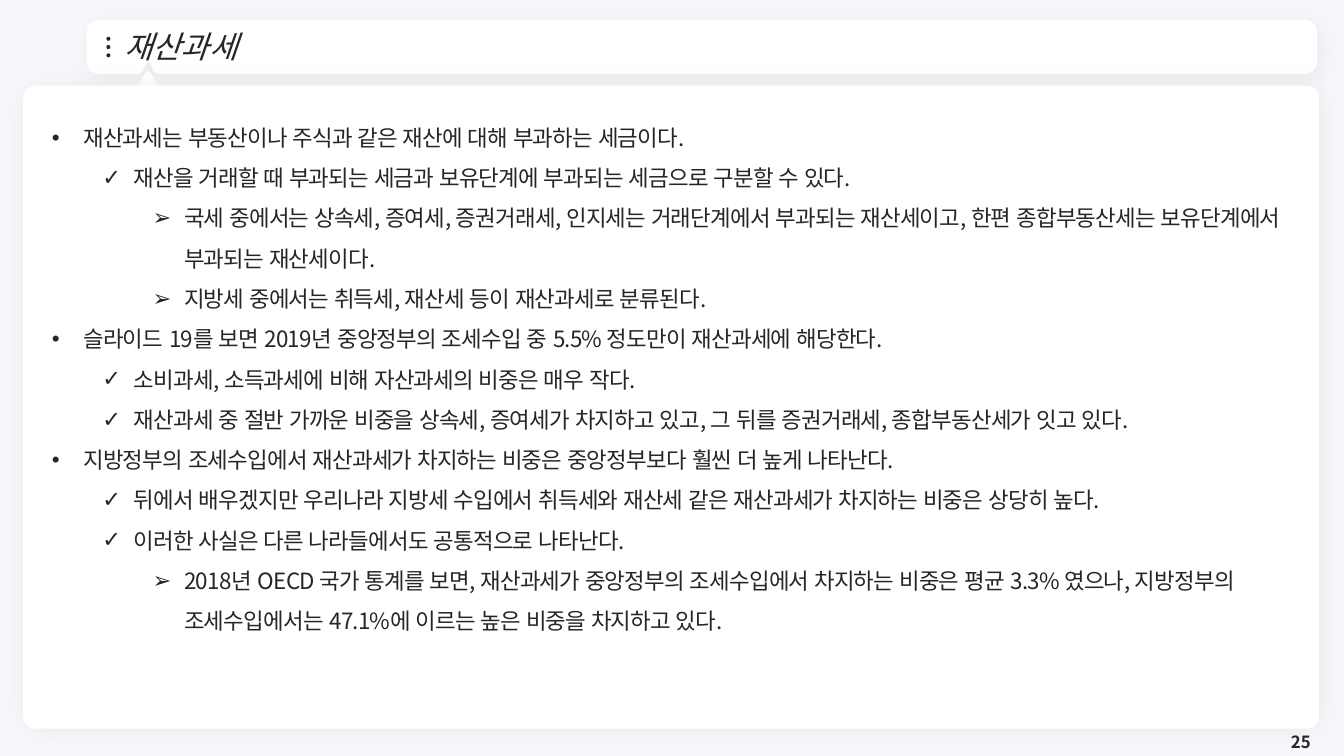
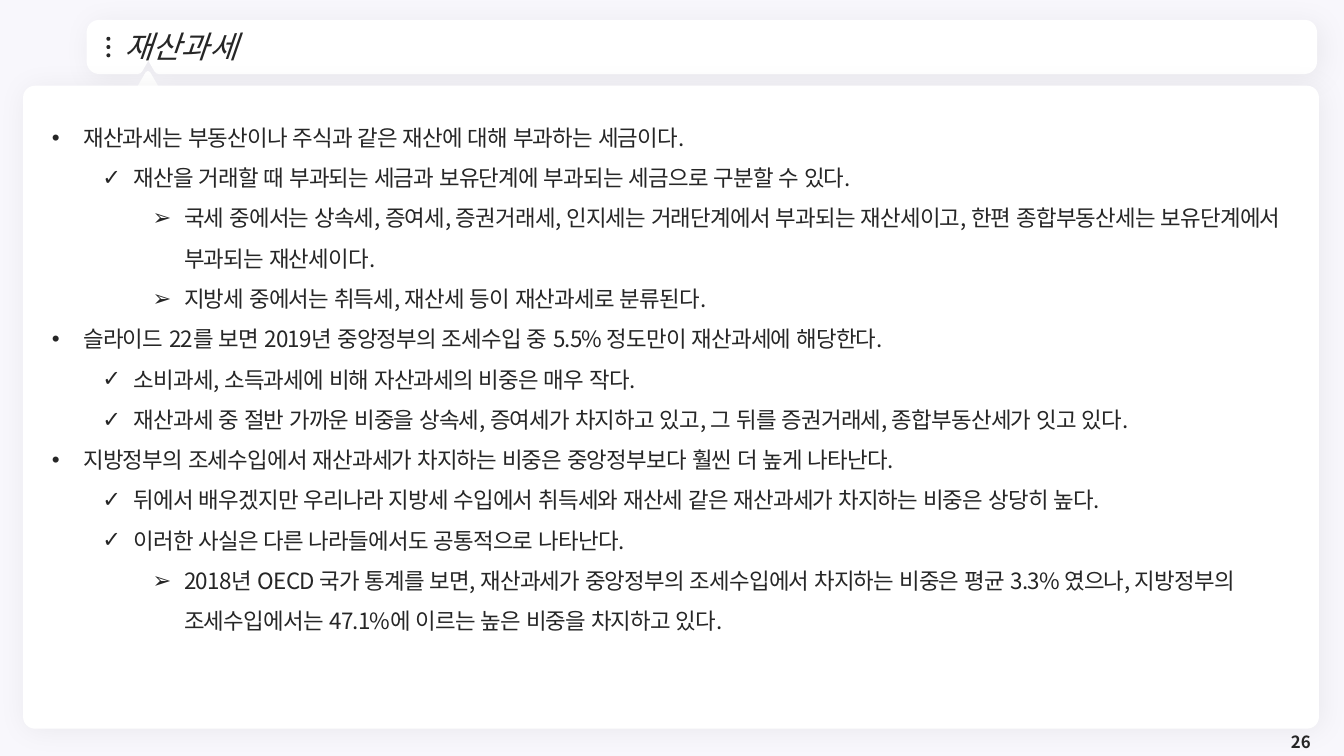
Before and after one commit to meandthey/Teaching, a slide deck: slide 26 of 재정학/01_Lectures/재정학_Chapter_2.pptx (slide 25 before the commit). Drawn at 1344x756 pixels with LibreOffice and Linux fonts; fonts in the diff are those of the drawing; background and template pictures are left out. Boxes give left, top, right and bottom in pixels: in the first picture for what was removed or moved away, otherwise in the second. Text is boxed around its words. In the diff, an @@ line names an element or a change of style, - is before the commit and + after.

```diff
--- a/재정학/01_Lectures/재정학_Chapter_2.pptx
+++ b/재정학/01_Lectures/재정학_Chapter_2.pptx
@@ text at (83,328,882,349): text changed @@
-• 슬라이드 19를 보면 2019년 중앙정부의 조세수입 중 5.5% 정도만이 재산과세에 해당한다.
+• 슬라이드 22를 보면 2019년 중앙정부의 조세수입 중 5.5% 정도만이 재산과세에 해당한다.
@@ page number at (1291,735,1311,748): text changed @@
-25
+26
```
Also in this commit, not shown: 5 other slides changed, 1 slide added, 1 other file.
